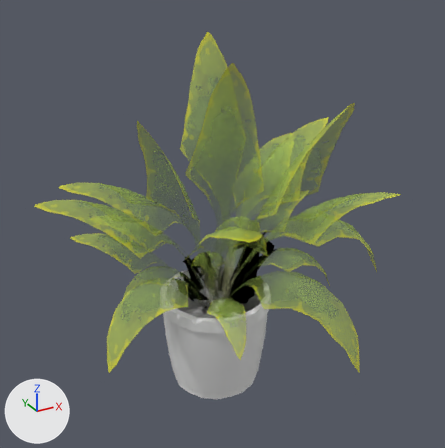
Before and after pictures for a commit that changed the FBX model Assets/Models/Environment/Plants/newPlants/PlantBig_01.fbx.
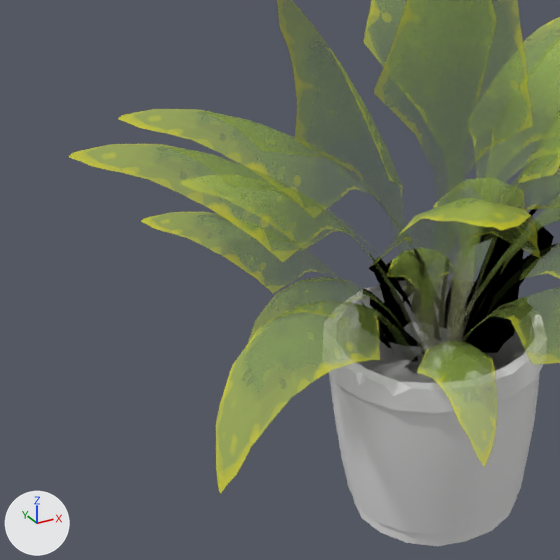
There are two pictures of each version: one whole from a 50 mm lens placed at (-8.35, -15.68, 13.47), pointed at (-0.02, -0.55, 5.9), one close up on the part from 0% to 62% of the width and 29% to 91% of the height. The axes (+X, +Y, +Z) are drawn at lower left. The lights are the same throughout. The last two pictures show the newer version. Where no turn or scale is listed for an object, it has been applied to the vertices.

Names of what the first close-up shows: 'Plane.093', 'Potbig_01.001'.
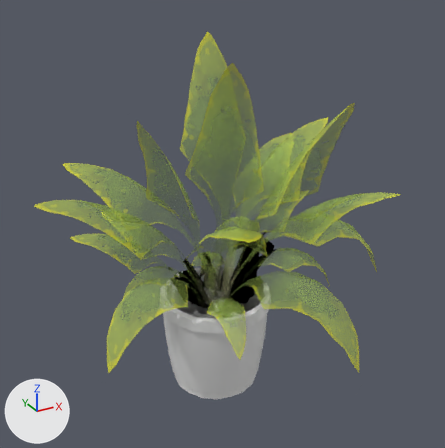
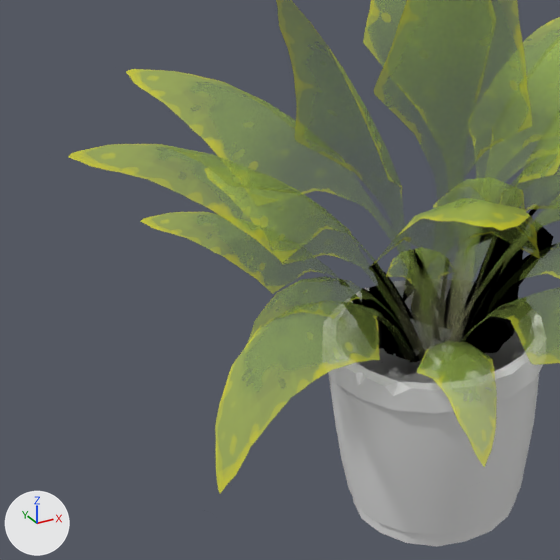
Boxes [x1, y1, x2, y2] around the edits, measured in the close-ups (560 x 560 px; the box of a moved part takes in the faces that stretch with it):
'Plane.093', reshaped, moved
    both: [69, 0, 560, 493]
part 1 of me_plane_055, moved or reshaped
    before: [118, 109, 359, 218]
    after: [126, 69, 345, 206]
part 2 of me_plane_055, moved or reshaped
    before: [193, 175, 343, 250]
    after: [204, 168, 352, 265]

The change in detail:
me_plane_055 is used by ob_plane_093; location (0.34, 0.37, 1.98).
me_plane_055 had 1155 vertices, 840 faces and spanned x -6.41..5.78, y -6.36..3.68, z -1.53..9.54.
me_plane_055 now has 1155 vertices, 840 faces and spans x -6.41..5.78, y -6.36..4.33, z -1.53..9.54.
me_plane_055 part 1: the loose piece of 55 vertices spanning x -5.44..0.58, y -0.42..2.27, z -0.45..5.35 is turned -38.8 degrees about the z axis through its middle, then moved by (0.23, 0.61, 0.0).
me_plane_055 part 2: the loose piece of 55 vertices spanning x -4.23..0.31, y 0.39..3.06, z -0.22..3.68 is turned -35.6 degrees about the z axis through its middle, then moved by (0.04, -0.56, 0.0).
Object 'Plane.093' (ob_plane_093) moves from (0.34, 0.37, 1.98) to (0.33, 0.37, 1.98).
